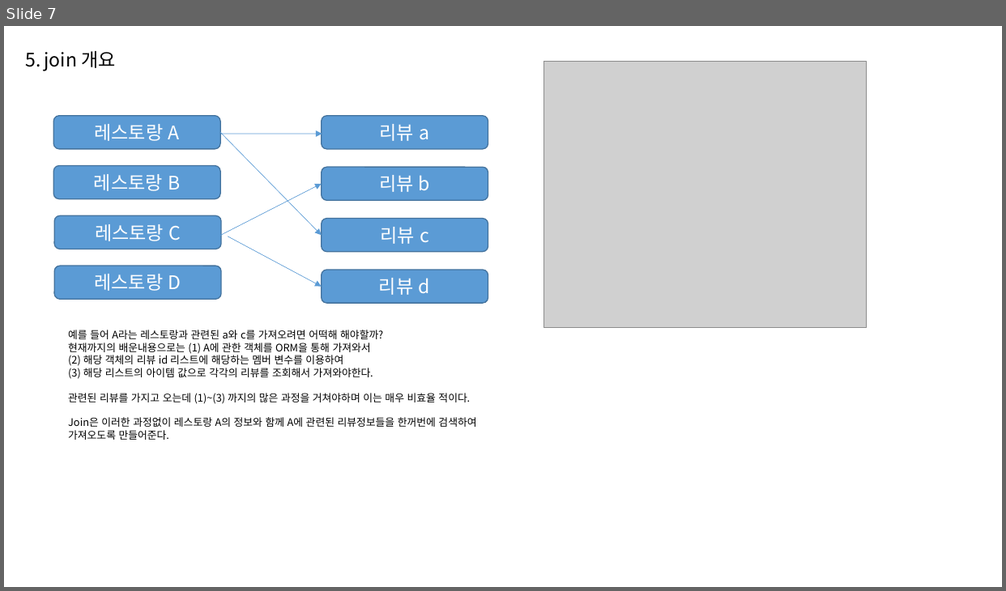
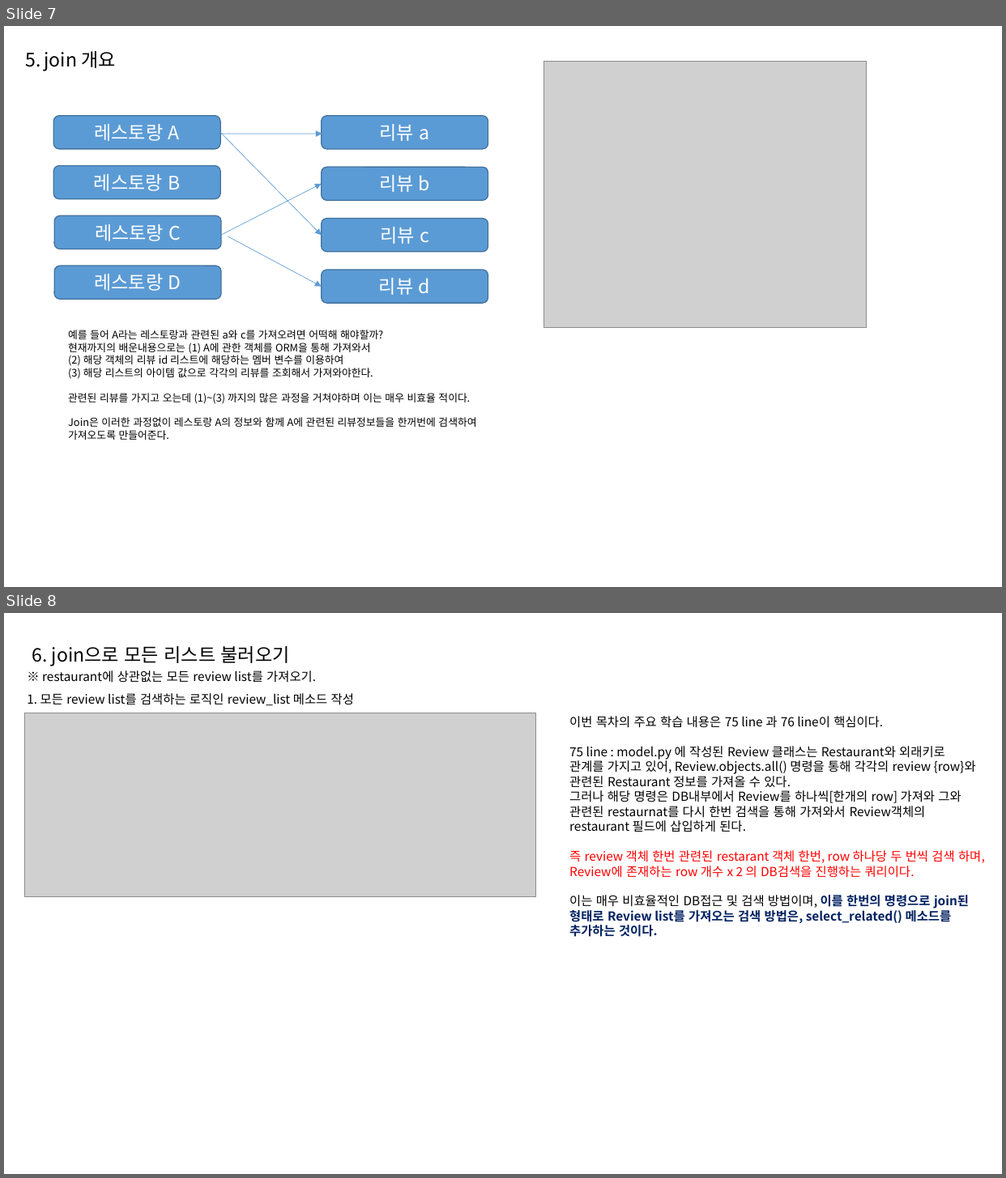
Before and after one commit to khb3025/EducationArrangement, a slide deck: Django(입문)-inflearn/학습정리/7.Relation/Relation.pptx. Shown one above the other, each under a label of ours: slide 7 before the commit, slides 7 and 8 after it. The pictures are 1006x591 and 1006x1178 pixels, drawn with LibreOffice and Linux fonts; fonts in the diff are those of the drawing; grey boxes stand for pictures. Boxes give left, top, right and bottom in pixels: in the first picture for what was removed or moved away, otherwise in the second. Text is boxed around its words. In the diff, an @@ line names an element or a change of style, - is before the commit and + after.

Commit message:
조인을 이용한 Review리스트 가져오기

```diff
--- a/Django(입문)-inflearn/학습정리/7.Relation/Relation.pptx
+++ b/Django(입문)-inflearn/학습정리/7.Relation/Relation.pptx
@@ slide 8 added at bbox=[4, 613, 1002, 1174], background #FFFFFF @@
@@ text added at bbox=[32, 646, 290, 666], 18 pt, text #000000 @@
+6. join으로 모든 리스트 불러오기
@@ text added at bbox=[42, 671, 316, 683], 12 pt, text #000000 @@
+※ restaurant에 상관없는 모든 review list를 가져오기.
@@ text added at bbox=[27, 693, 354, 705], 12 pt, text #000000 @@
+1. 모든 review list를 검색하는 로직인 review_list 메소드 작성
@@ picture added at bbox=[24, 713, 535, 897] @@
@@ text added at bbox=[569, 716, 985, 937], 12 pt, text #000000 @@
+이번 목차의 주요 학습 내용은 75 line 과 76 line이 핵심이다.
+75 line : model.py 에 작성된 Review 클래스는 Restaurant와 외래키로
+관계를 가지고 있어, Review.objects.all() 명령을 통해 각각의 review {row}와 관련된 Restaurant 정보를 가져올 수 있다.
+그러나 해당 명령은 DB내부에서 Review를 하나씩[한개의 row] 가져와 그와 관련된 restaurnat를 다시 한번 검색을 통해 가져와서 Review객체의 restaurant 필드에 삽입하게 된다.
+즉 review 객체 한번 관련된 restarant 객체 한번, row 하나당 두 번씩 검색 하며, Review에 존재하는 row 개수 x 2 의 DB검색을 진행하는 쿼리이다.
+이는 매우 비효율적인 DB접근 및 검색 방법이며, 이를 한번의 명령으로 join된 형태로 Review list를 가져오는 검색 방법은, select_related() 메소드를 추가하는 것이다.
```
Also in this commit, not shown: 2 other slides added.
